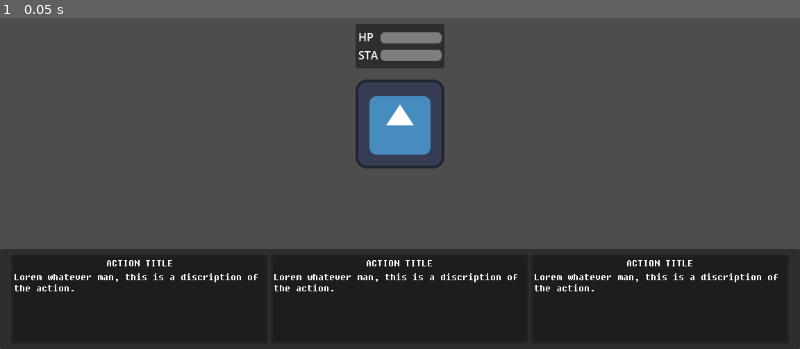
Above: before the commit, frame 1.
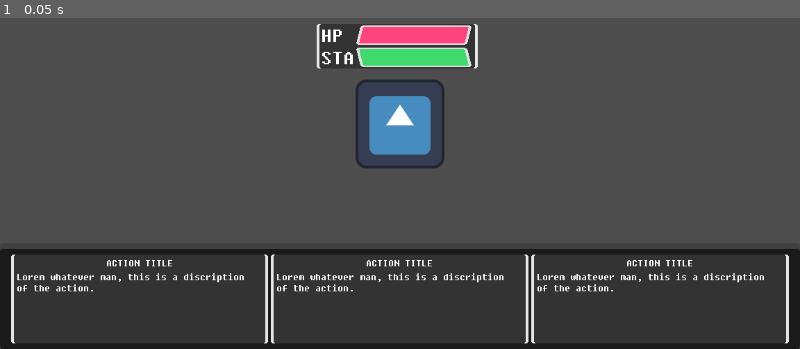
Above: after the commit, the same moment.

Repository: SuddenlySentient/Construct-1e
Game: Godot game, scene res://blank.tscn
Same seed, same stepped clock (60 frames per second), same inputs: the game is played once before the commit and once after it. The engine's default icon, where the game draws it, is replaced by a stand-in: a white triangle on a blue panel in a dark square.
Inputs:
- Up to frame 1 (0.05 s): no input

The runs differ from the first frame. In frame 1, 4.4% of the frame differs, in the area x 1-99%, y 1-99%.

Commit message:
More work on UI, made it cooler, have them colors, removed the blurriness, a bunch more things too, looks much cooler now, also added zooming

Diff:
--- a/ActionPanel.tscn
+++ b/ActionPanel.tscn
@@ -1,6 +1,18 @@
-[gd_scene load_steps=2 format=3 uid="uid://des1shb1cc1e6"]
+[gd_scene load_steps=4 format=3 uid="uid://des1shb1cc1e6"]
 
+[ext_resource type="Theme" uid="uid://1xlydkf3wdp6" path="res://Assets/UI/CONSTRUCT.tres" id="1_7v88i"]
 [ext_resource type="PackedScene" uid="uid://fq3x5ja8e0k4" path="res://Assets/UI/ActionTab.tscn" id="1_sl3lq"]
+
+[sub_resource type="StyleBoxFlat" id="StyleBoxFlat_dlup6"]
+bg_color = Color(0.101961, 0.101961, 0.101961, 1)
+border_width_top = 8
+border_color = Color(0.25098, 0.25098, 0.25098, 1)
+corner_radius_top_left = 4
+corner_radius_top_right = 4
+corner_radius_bottom_right = 4
+corner_radius_bottom_left = 4
+expand_margin_top = 8.0
+anti_aliasing = false
 
 [node name="Action Panel" type="Panel"]
 anchors_preset = 7
@@ -13,6 +25,8 @@
 offset_right = 576.0
 grow_horizontal = 2
 grow_vertical = 0
+theme = ExtResource("1_7v88i")
+theme_override_styles/panel = SubResource("StyleBoxFlat_dlup6")
 
 [node name="Action Container" type="HBoxContainer" parent="."]
 layout_mode = 1
--- a/Assets/Scripts/StatsBar.gd
+++ b/Assets/Scripts/StatsBar.gd
@@ -9,8 +9,8 @@
 func ClaimBar(claimer : Charater):
 	MyCharater = claimer
 	#print("Claimed by ", MyCharater)
-	HPMeter = %HP
-	STAMeter = %STA
+	HPMeter = %HPBar
+	STAMeter = %STABar
 
 func UpdateStats() :
 	HPMeter.set_max(MyCharater.MaxHP)
--- a/Assets/UI/ActionTab.tscn
+++ b/Assets/UI/ActionTab.tscn
@@ -20,14 +20,14 @@
 theme = ExtResource("1_pwsix")
 
 [node name="PanelContainer" type="PanelContainer" parent="."]
-custom_minimum_size = Vector2(120, 120)
+custom_minimum_size = Vector2(112, 120)
 layout_mode = 1
 anchors_preset = -1
 anchor_right = 1.0
 anchor_bottom = 1.0
-offset_left = 4.0
+offset_left = 8.0
 offset_top = 4.0
-offset_right = -4.0
+offset_right = -8.0
 offset_bottom = -4.0
 grow_horizontal = 2
 grow_vertical = 2
--- /dev/null
+++ b/Assets/UI/BarDown.tres
@@ -0,0 +1,11 @@
+[gd_resource type="StyleBoxFlat" format=3 uid="uid://dck1ih62fyt6v"]
+
+[resource]
+bg_color = Color(0.101961, 0.101961, 0.101961, 1)
+skew = Vector2(-0.25, 0)
+corner_radius_top_left = 4
+corner_radius_top_right = 4
+corner_radius_bottom_right = 4
+corner_radius_bottom_left = 4
+corner_detail = 4
+anti_aliasing = false
--- /dev/null
+++ b/Assets/UI/BarUp.tres
@@ -0,0 +1,11 @@
+[gd_resource type="StyleBoxFlat" format=3 uid="uid://pmf4mfldq78"]
+
+[resource]
+bg_color = Color(0.101961, 0.101961, 0.101961, 1)
+skew = Vector2(0.25, 0)
+corner_radius_top_left = 4
+corner_radius_top_right = 4
+corner_radius_bottom_right = 4
+corner_radius_bottom_left = 4
+corner_detail = 4
+anti_aliasing = false
--- a/Assets/UI/CONSTRUCT.tres
+++ b/Assets/UI/CONSTRUCT.tres
@@ -1,7 +1,26 @@
-[gd_resource type="Theme" load_steps=2 format=3 uid="uid://1xlydkf3wdp6"]
+[gd_resource type="Theme" load_steps=5 format=3 uid="uid://1xlydkf3wdp6"]
 
 [ext_resource type="FontFile" uid="uid://cghs7mcljpjaw" path="res://Assets/UI/FSEX300.ttf" id="1_a470o"]
+[ext_resource type="StyleBox" uid="uid://rwi5t2b0gtim" path="res://Assets/UI/HPBar.tres" id="1_sr8uc"]
+
+[sub_resource type="StyleBoxFlat" id="StyleBoxFlat_5yagx"]
+bg_color = Color(0.2, 0.2, 0.2, 1)
+border_width_left = 4
+border_width_right = 4
+border_color = Color(0.901961, 0.901961, 0.901961, 1)
+corner_radius_top_left = 4
+corner_radius_top_right = 4
+corner_radius_bottom_right = 4
+corner_radius_bottom_left = 4
+corner_detail = 4
+anti_aliasing = false
+
+[sub_resource type="StyleBoxFlat" id="StyleBoxFlat_vq2i4"]
+bg_color = Color(0.2, 0.2, 0.2, 1)
 
 [resource]
 default_font = ExtResource("1_a470o")
 default_font_size = 16
+Panel/styles/panel = SubResource("StyleBoxFlat_5yagx")
+PanelContainer/styles/panel = SubResource("StyleBoxFlat_vq2i4")
+ProgressBar/styles/Health = ExtResource("1_sr8uc")
--- /dev/null
+++ b/Assets/UI/HPBar.tres
@@ -0,0 +1,18 @@
+[gd_resource type="StyleBoxFlat" format=3 uid="uid://rwi5t2b0gtim"]
+
+[resource]
+bg_color = Color(1, 0.262745, 0.498039, 1)
+skew = Vector2(0.25, 0)
+border_width_left = 4
+border_width_top = 2
+border_width_right = 4
+border_width_bottom = 2
+border_color = Color(0.878431, 0.878431, 0.878431, 1)
+corner_radius_top_left = 4
+corner_radius_top_right = 4
+corner_radius_bottom_right = 4
+corner_radius_bottom_left = 4
+corner_detail = 4
+expand_margin_top = 2.0
+expand_margin_bottom = 2.0
+anti_aliasing = false
--- /dev/null
+++ b/Assets/UI/STABar.tres
@@ -0,0 +1,18 @@
+[gd_resource type="StyleBoxFlat" format=3 uid="uid://bu5p74h6htafs"]
+
+[resource]
+bg_color = Color(0.247059, 0.854902, 0.419608, 1)
+skew = Vector2(-0.25, 0)
+border_width_left = 4
+border_width_top = 2
+border_width_right = 4
+border_width_bottom = 2
+border_color = Color(0.878431, 0.878431, 0.878431, 1)
+corner_radius_top_left = 4
+corner_radius_top_right = 4
+corner_radius_bottom_right = 4
+corner_radius_bottom_left = 4
+corner_detail = 4
+expand_margin_top = 2.0
+expand_margin_bottom = 2.0
+anti_aliasing = false
--- a/Assets/UI/StatsBar.tscn
+++ b/Assets/UI/StatsBar.tscn
@@ -1,6 +1,11 @@
-[gd_scene load_steps=2 format=3 uid="uid://vhqa04f4khd4"]
+[gd_scene load_steps=7 format=3 uid="uid://vhqa04f4khd4"]
 
 [ext_resource type="Script" path="res://Assets/Scripts/StatsBar.gd" id="1_68gd6"]
+[ext_resource type="Theme" uid="uid://1xlydkf3wdp6" path="res://Assets/UI/CONSTRUCT.tres" id="2_sb55g"]
+[ext_resource type="StyleBox" uid="uid://pmf4mfldq78" path="res://Assets/UI/BarUp.tres" id="3_vinrv"]
+[ext_resource type="StyleBox" uid="uid://bu5p74h6htafs" path="res://Assets/UI/STABar.tres" id="4_0w10j"]
+[ext_resource type="StyleBox" uid="uid://rwi5t2b0gtim" path="res://Assets/UI/HPBar.tres" id="4_4nc02"]
+[ext_resource type="StyleBox" uid="uid://dck1ih62fyt6v" path="res://Assets/UI/BarDown.tres" id="5_f4ce4"]
 
 [node name="StatsBar" type="Control"]
 layout_mode = 3
@@ -14,34 +19,40 @@
 [node name="Panel" type="Panel" parent="."]
 texture_filter = 1
 layout_mode = 0
-offset_right = 128.0
+offset_right = 232.0
 offset_bottom = 64.0
+theme = ExtResource("2_sb55g")
 
-[node name="Label" type="Label" parent="Panel"]
+[node name="HPLabel" type="Label" parent="Panel"]
 layout_mode = 1
 anchors_preset = 4
 anchor_top = 0.5
 anchor_bottom = 0.5
-offset_left = 4.0
-offset_top = -25.0
-offset_right = 44.0
-offset_bottom = 24.0
+offset_left = 6.0
+offset_top = -32.0
+offset_right = 38.0
 grow_vertical = 2
-text = "HP
-STA"
+theme = ExtResource("2_sb55g")
+theme_override_font_sizes/font_size = 32
+text = "HP"
+horizontal_alignment = 1
+vertical_alignment = 1
 
-[node name="HP" type="ProgressBar" parent="Panel/Label"]
+[node name="HPBar" type="ProgressBar" parent="Panel"]
 unique_name_in_owner = true
 texture_filter = 1
 layout_mode = 1
 anchors_preset = 4
 anchor_top = 0.5
 anchor_bottom = 0.5
-offset_left = 32.0
-offset_top = -20.0
-offset_right = 120.0
+offset_left = 60.0
+offset_top = -28.0
+offset_right = 220.0
 offset_bottom = -4.0
 grow_vertical = 2
+theme = ExtResource("2_sb55g")
+theme_override_styles/background = ExtResource("3_vinrv")
+theme_override_styles/fill = ExtResource("4_4nc02")
 max_value = 12.0
 step = 1.0
 value = 6.0
@@ -49,18 +60,36 @@
 allow_lesser = true
 show_percentage = false
 
-[node name="STA" type="ProgressBar" parent="Panel/Label"]
+[node name="STALabel" type="Label" parent="Panel"]
+layout_mode = 1
+anchors_preset = 4
+anchor_top = 0.5
+anchor_bottom = 0.5
+offset_left = 6.0
+offset_right = 54.0
+offset_bottom = 32.0
+grow_vertical = 2
+theme = ExtResource("2_sb55g")
+theme_override_font_sizes/font_size = 32
+text = "STA"
+horizontal_alignment = 1
+vertical_alignment = 1
+
+[node name="STABar" type="ProgressBar" parent="Panel"]
 unique_name_in_owner = true
 texture_filter = 1
 layout_mode = 1
 anchors_preset = 4
 anchor_top = 0.5
 anchor_bottom = 0.5
-offset_left = 32.0
-offset_top = 5.0
-offset_right = 120.0
-offset_bottom = 21.0
+offset_left = 60.0
+offset_top = 4.0
+offset_right = 220.0
+offset_bottom = 28.0
 grow_vertical = 2
+theme = ExtResource("2_sb55g")
+theme_override_styles/background = ExtResource("5_f4ce4")
+theme_override_styles/fill = ExtResource("4_0w10j")
 max_value = 8.0
 step = 1.0
 value = 4.0
--- /dev/null
+++ b/Camera.gd
@@ -0,0 +1,21 @@
+extends Camera2D
+
+@export var ScrollSpeed = 1.25
+var CombatUI
+
+func _ready():
+	CombatUI = %"Combat UI"
+
+func _input(event) :
+	if event is InputEventMouseButton :
+		if event.button_index == MOUSE_BUTTON_WHEEL_UP :
+			if zoom.y < 1 :
+				set_zoom(zoom * ScrollSpeed)
+				CombatUI.scale = CombatUI.scale / ScrollSpeed
+				CombatUI.position = CombatUI.position / ScrollSpeed
+		if event.button_index == MOUSE_BUTTON_WHEEL_DOWN :
+			if zoom.y > 0.512 :
+				set_zoom(zoom / ScrollSpeed)
+				CombatUI.scale = CombatUI.scale * ScrollSpeed
+				CombatUI.position = CombatUI.position * ScrollSpeed
+		#print(zoom)
--- a/Testo.tscn
+++ b/Charater.tscn
@@ -12,9 +12,9 @@
 
 [node name="StatsBar" parent="." instance=ExtResource("1_erv6d")]
 unique_name_in_owner = true
-offset_left = -64.0
+offset_left = -120.0
 offset_top = -144.0
-offset_right = -64.0
+offset_right = -120.0
 offset_bottom = -144.0
 
 [editable path="StatsBar"]
--- a/blank.tscn
+++ b/blank.tscn
@@ -1,7 +1,8 @@
-[gd_scene load_steps=3 format=3 uid="uid://dxcslekulpiji"]
+[gd_scene load_steps=4 format=3 uid="uid://dxcslekulpiji"]
 
-[ext_resource type="PackedScene" uid="uid://c7qi42ns3qb1v" path="res://Testo.tscn" id="1_fmf21"]
+[ext_resource type="PackedScene" uid="uid://c7qi42ns3qb1v" path="res://Charater.tscn" id="1_fmf21"]
 [ext_resource type="PackedScene" uid="uid://cfrnru54s2m0w" path="res://Assets/UI/CombatUI.tscn" id="2_7ntpg"]
+[ext_resource type="Script" path="res://Camera.gd" id="2_yt7t7"]
 
 [node name="BLANK" type="Node"]
 
@@ -10,8 +11,10 @@
 
 [node name="Camera2D" type="Camera2D" parent="."]
 position = Vector2(576, 324)
+script = ExtResource("2_yt7t7")
 
 [node name="Combat UI" parent="Camera2D" instance=ExtResource("2_7ntpg")]
+unique_name_in_owner = true
 offset_top = 324.0
 offset_right = 0.0
 offset_bottom = 324.0
